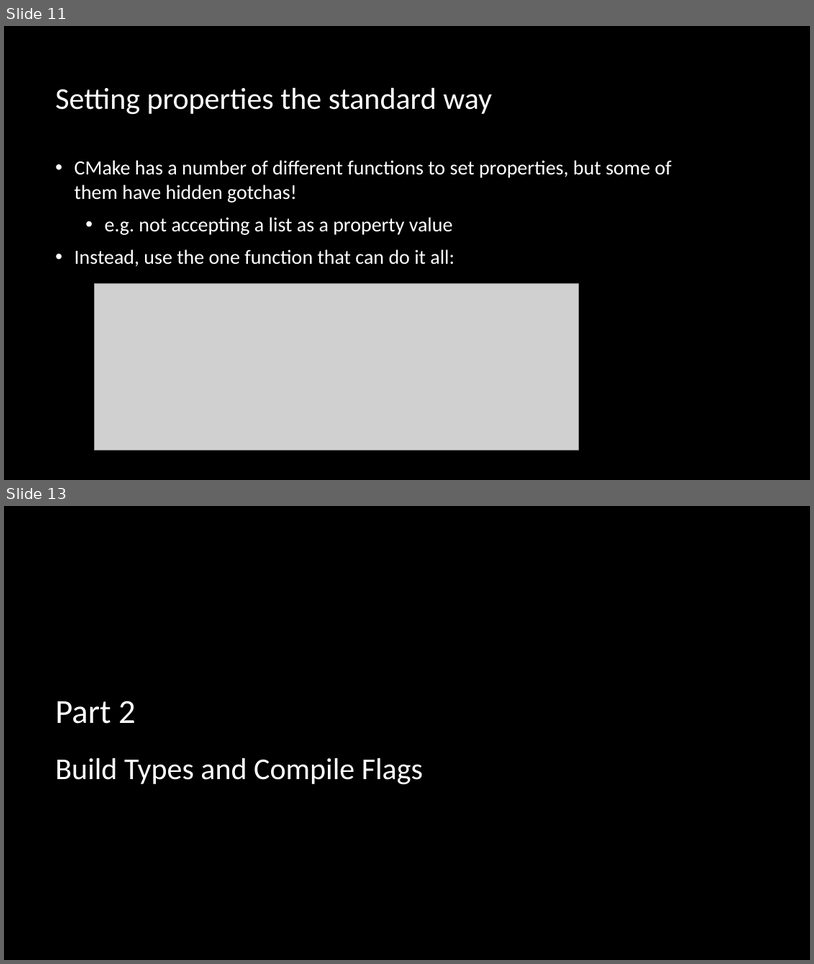
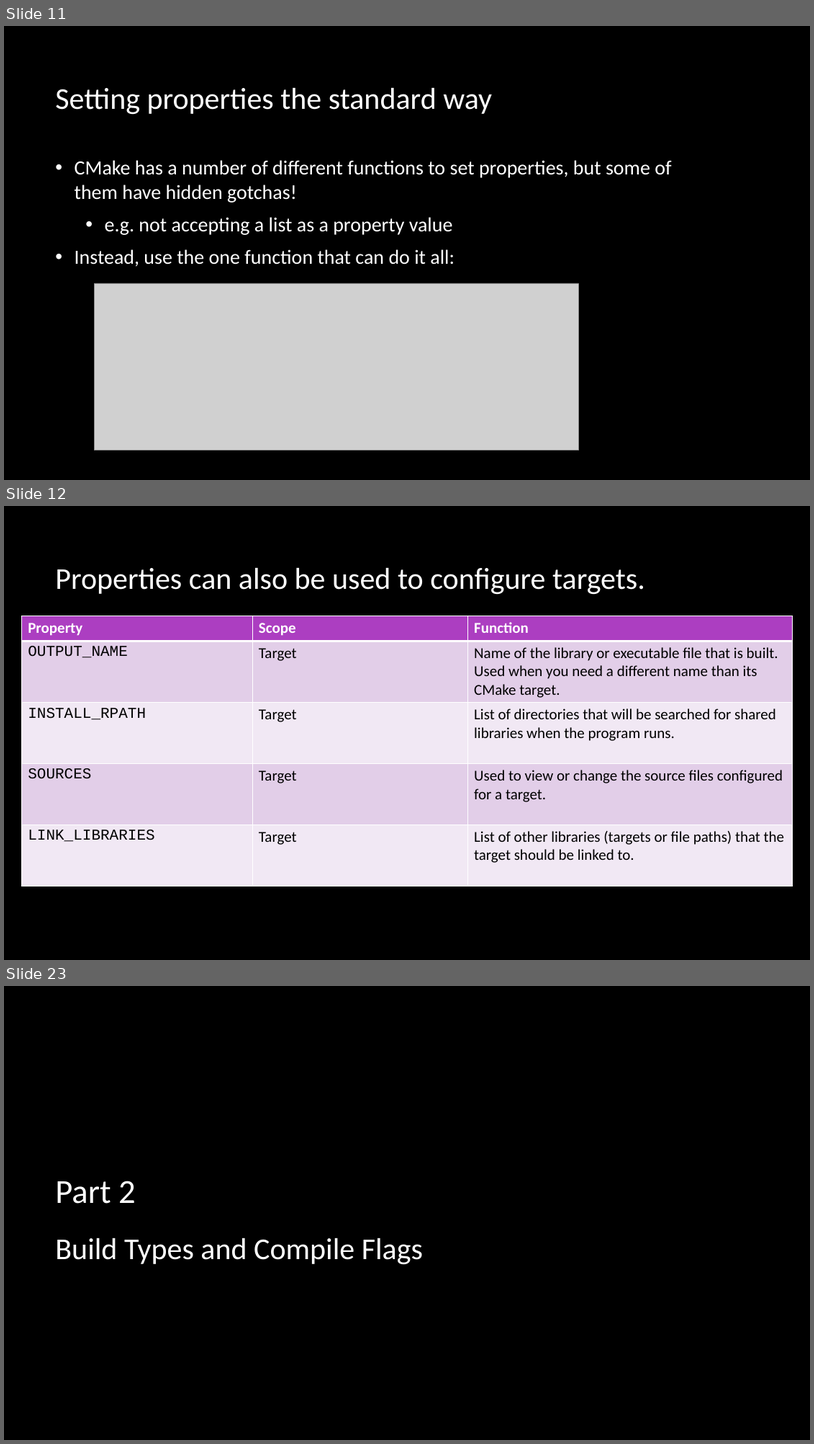
Before and after one commit to multiplemonomials/CMakeTraining, a slide deck: Session 2 - More Advanced CMake.pptx. Shown one above the other, each under a label of ours: slides 11 and 13 before the commit, slides 11, 12 and 23 after it; the slides between them are not shown. The pictures are 814x964 and 814x1444 pixels, drawn with LibreOffice and Linux fonts; fonts in the diff are those of the drawing; grey boxes stand for pictures; background and template pictures are left out. Boxes give left, top, right and bottom in pixels: in the first picture for what was removed or moved away, otherwise in the second. Text is boxed around its words. In the diff, an @@ line names an element or a change of style, - is before the commit and + after.

```diff
--- a/Session 2 - More Advanced CMake.pptx
+++ b/Session 2 - More Advanced CMake.pptx
@@ slide 12 added at [4, 506, 810, 960], background picture (left out) @@
@@ title added at [55, 568, 646, 595], 36 pt, text #FFFFFF @@
+Properties can also be used to configure targets.
@@ table added at [22, 616, 793, 885], 5 rows, 3 columns @@
+Property | Scope | Function
+OUTPUT_NAME | Target | Name of the library or executable file that is built. Used when you need a different name than its CMake target.
+INSTALL_RPATH | Target | List of directories that will be searched for shared libraries when the program runs.
+SOURCES | Target | Used to view or change the source files configured for a target.
+LINK_LIBRARIES | Target | List of other libraries (targets or file paths) that the target should be linked to.
@@ what was slide 13 is now slide 23 @@
```
Also in this commit, not shown: 4 slides changed, 23 other slides added, 1 slide removed, 4 other files.
